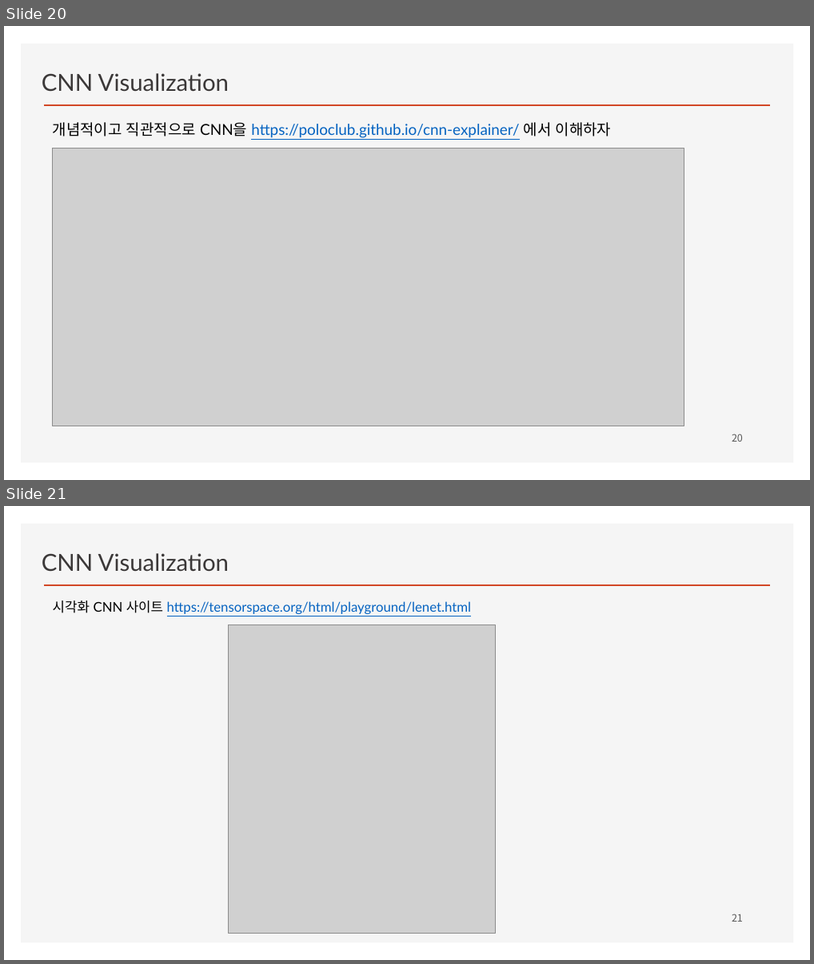
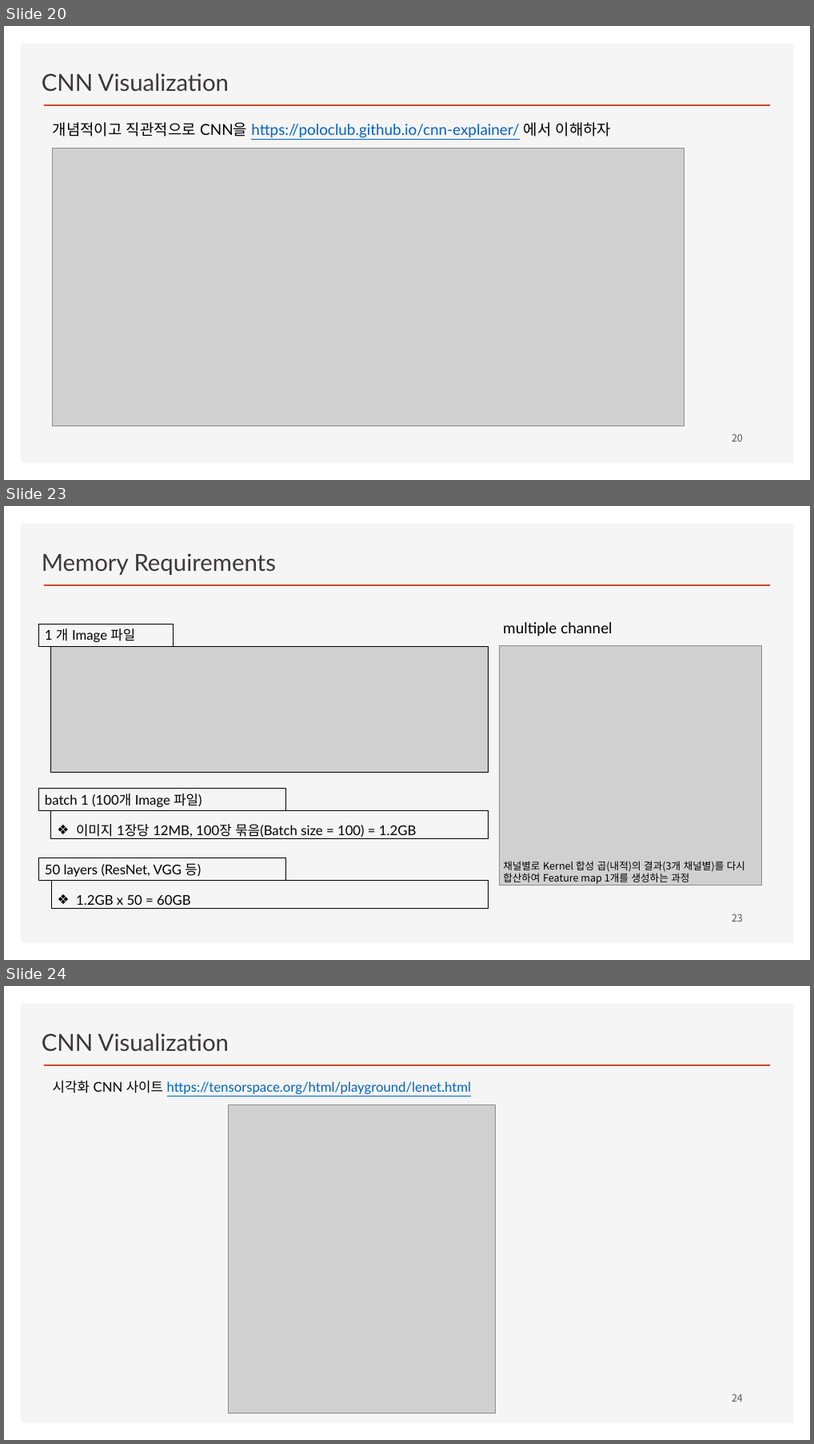
Before and after one commit to ancestor9/2026_Fall_Deep-Learning-with-Python, a slide deck: CNN/CNN.pptx. Shown one above the other, each under a label of ours: slides 20 and 21 before the commit, slides 20, 23 and 24 after it; the slides between them are not shown. The pictures are 814x964 and 814x1444 pixels, drawn with LibreOffice and Linux fonts; fonts in the diff are those of the drawing; grey boxes stand for pictures; background and template pictures are left out. Boxes give left, top, right and bottom in pixels: in the first picture for what was removed or moved away, otherwise in the second. Text is boxed around its words. In the diff, an @@ line names an element or a change of style, - is before the commit and + after.

```diff
--- a/CNN/CNN.pptx
+++ b/CNN/CNN.pptx
@@ slide 23 added at box(4, 506, 810, 960), background #FFFFFF; not listed: 2 template elements that a slide beside it also shows @@
@@ text added at box(42, 553, 276, 575), 28 pt, text #3B3838 @@
+Memory Requirements
@@ rectangle added at box(39, 624, 174, 646), outline #000000 0.75 pt, 16 pt, text #000000 @@
+1 개 Image 파일
@@ text added at box(503, 622, 612, 636), 18 pt, text #000000 @@
+multiple channel
@@ picture added at box(51, 646, 489, 772) @@
@@ picture added at box(499, 645, 762, 884) @@
@@ rectangle added at box(39, 788, 286, 811), outline #000000 0.75 pt, 16 pt, text #000000 @@
+batch 1 (100개 Image 파일)
@@ rectangle added at box(51, 811, 489, 839), outline #000000 0.75 pt, 16 pt, text #000000 @@
+❖ 이미지 1장당 12MB, 100장 묶음(Batch size = 100) = 1.2GB
@@ rectangle added at box(39, 858, 286, 880), outline #000000 0.75 pt, 16 pt, text #000000 @@
+50 layers (ResNet, VGG 등)
@@ text added at box(503, 860, 746, 884), 12 pt, text #000000 @@
+채널별로 Kernel 합성 곱(내적)의 결과(3개 채널별)를 다시 합산하여 Feature map 1개를 생성하는 과정
@@ rectangle added at box(51, 880, 489, 908), outline #000000 0.75 pt, 16 pt, text #000000 @@
+❖ 1.2GB x 50 = 60GB
@@ page number added at box(732, 913, 743, 921), 12 pt, text #595959 @@
+23
@@ what was slide 21 is now slide 24 @@
@@ page number at box(732, 1393, 743, 1401): text changed @@
-21
+24
```
Also in this commit, not shown: 1 slide changed, 2 other slides added.
